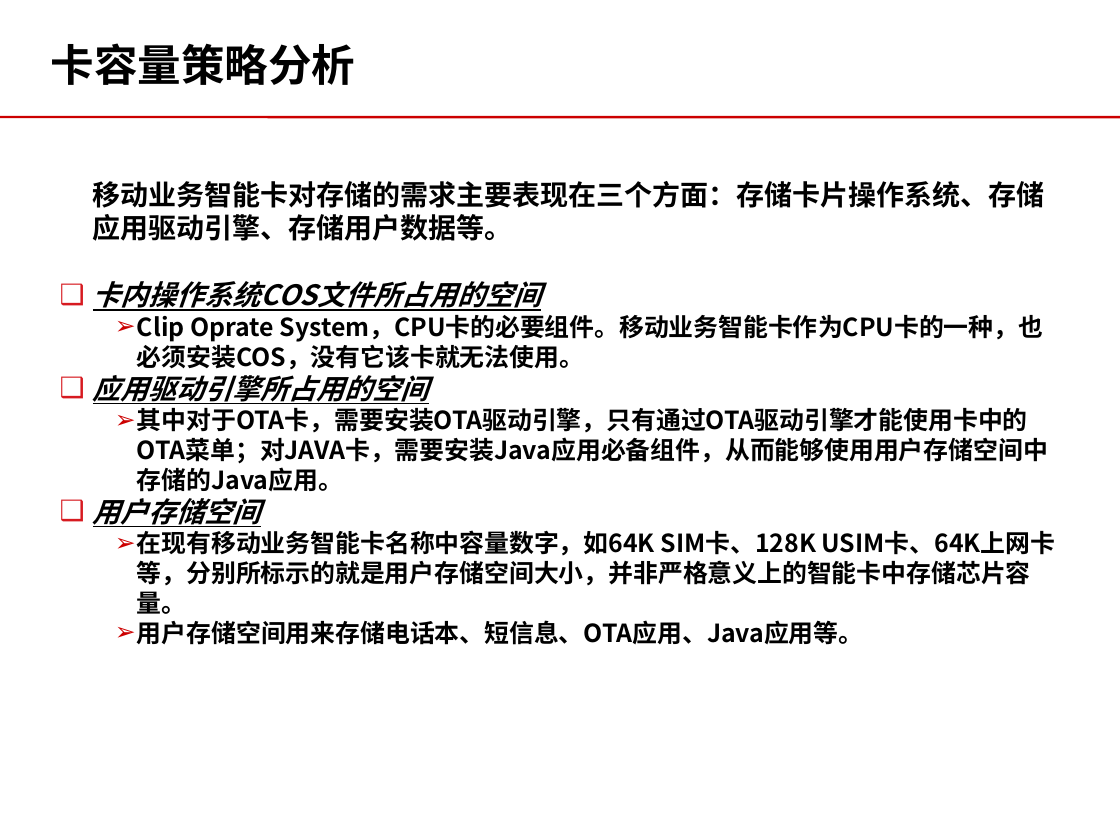
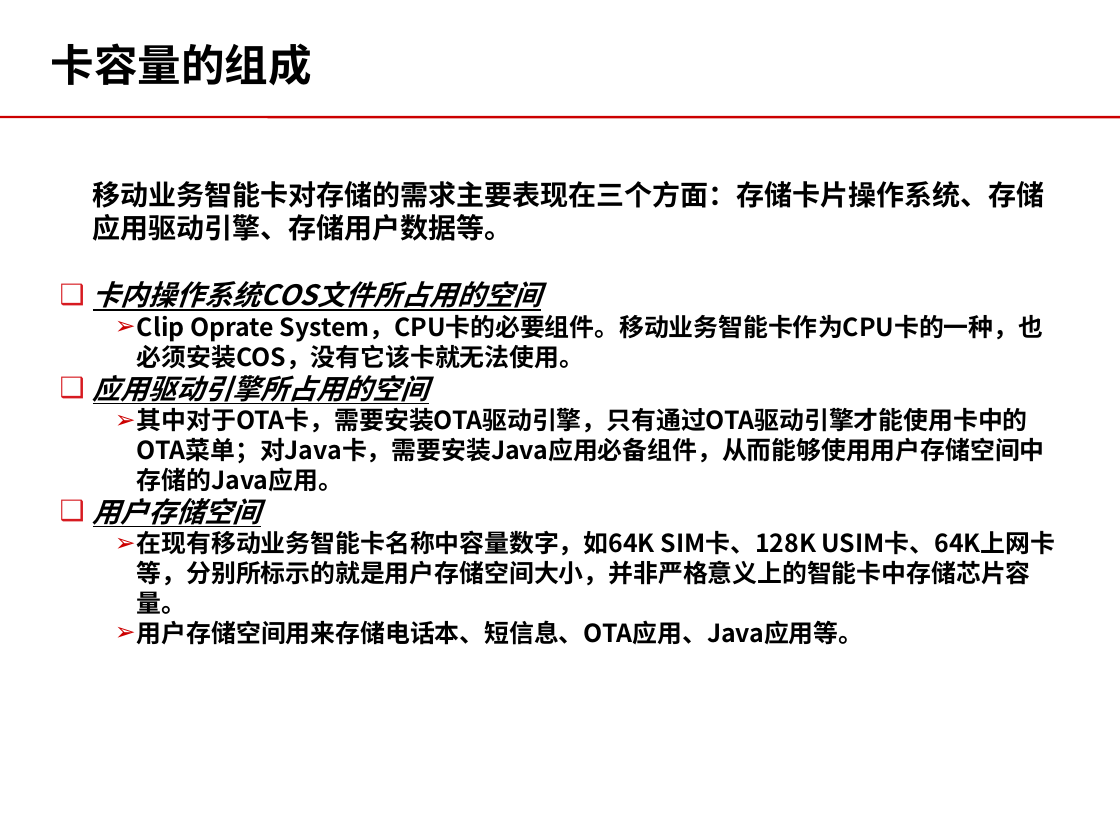
Before and after one commit to momo1101/unicardsrch, a slide deck: slide 24 of 软课题文本/软课题-中国联通电信卡业务及策略研究.ppt (slide 20 before the commit). Drawn at 1120x840 pixels with LibreOffice and Linux fonts; fonts in the diff are those of the drawing; background and template pictures are left out. Boxes give left, top, right and bottom in pixels: in the first picture for what was removed or moved away, otherwise in the second. Text is boxed around its words. In the diff, an @@ line names an element or a change of style, - is before the commit and + after.

```diff
--- a/软课题文本/软课题-中国联通电信卡业务及策略研究.ppt
+++ b/软课题文本/软课题-中国联通电信卡业务及策略研究.ppt
@@ title at (51, 43, 312, 85): text changed @@
-卡容量策略分析
+卡容量的组成
@@ text at (137, 408, 1045, 492): text changed @@
-  ➢ 其中对于OTA卡，需要安装OTA驱动引擎，只有通过OTA驱动引擎才能使用卡中的OTA菜单；对JAVA卡，需要安装Java应用必备组件，从而能够使用用户存储空间中存储的Java应用。
+  ➢ 其中对于OTA卡，需要安装OTA驱动引擎，只有通过OTA驱动引擎才能使用卡中的OTA菜单；对Java卡，需要安装Java应用必备组件，从而能够使用用户存储空间中存储的Java应用。
```
Also in this commit, not shown: 19 other slides changed, 22 slides added, 1 slide removed.
